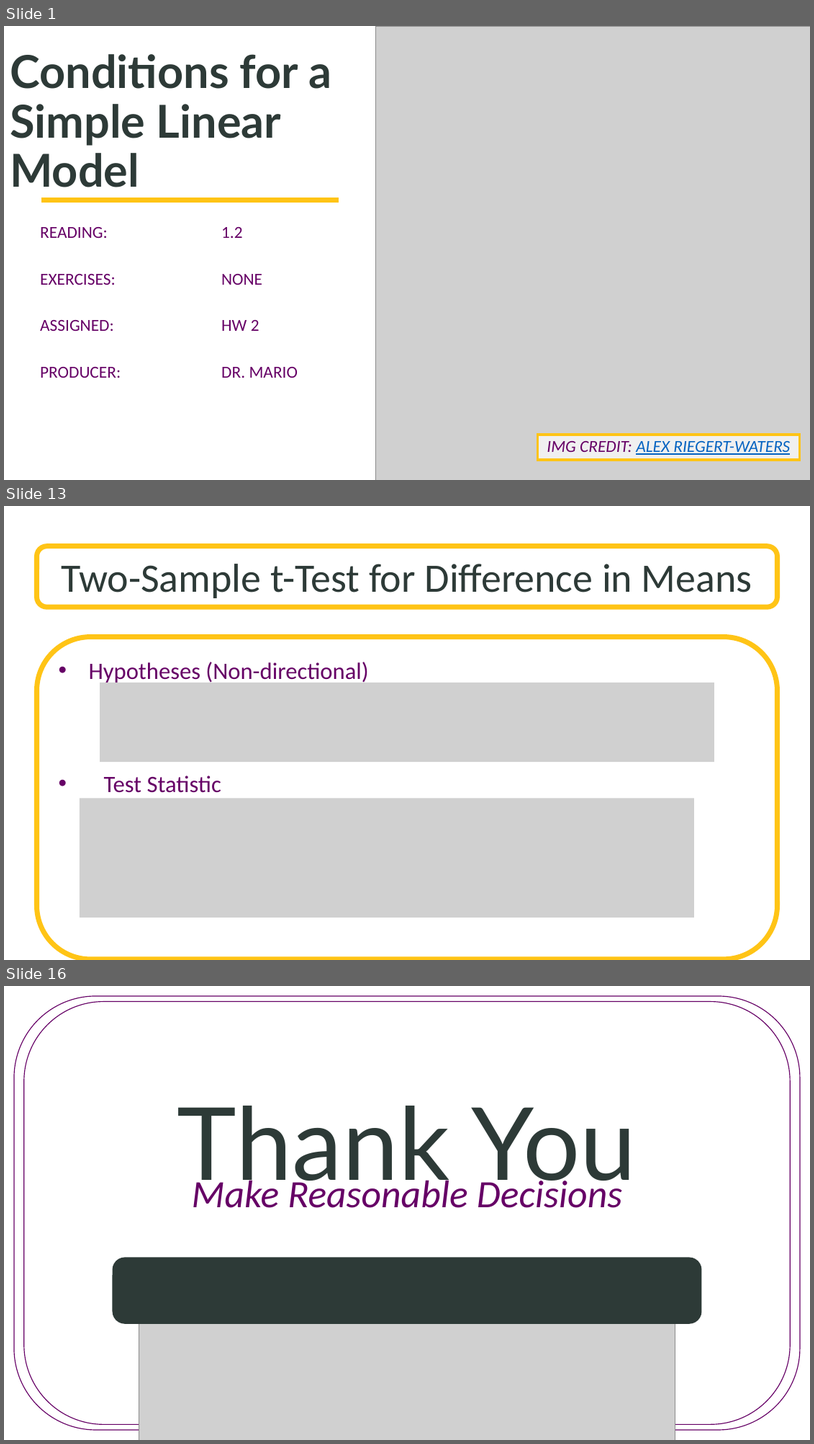
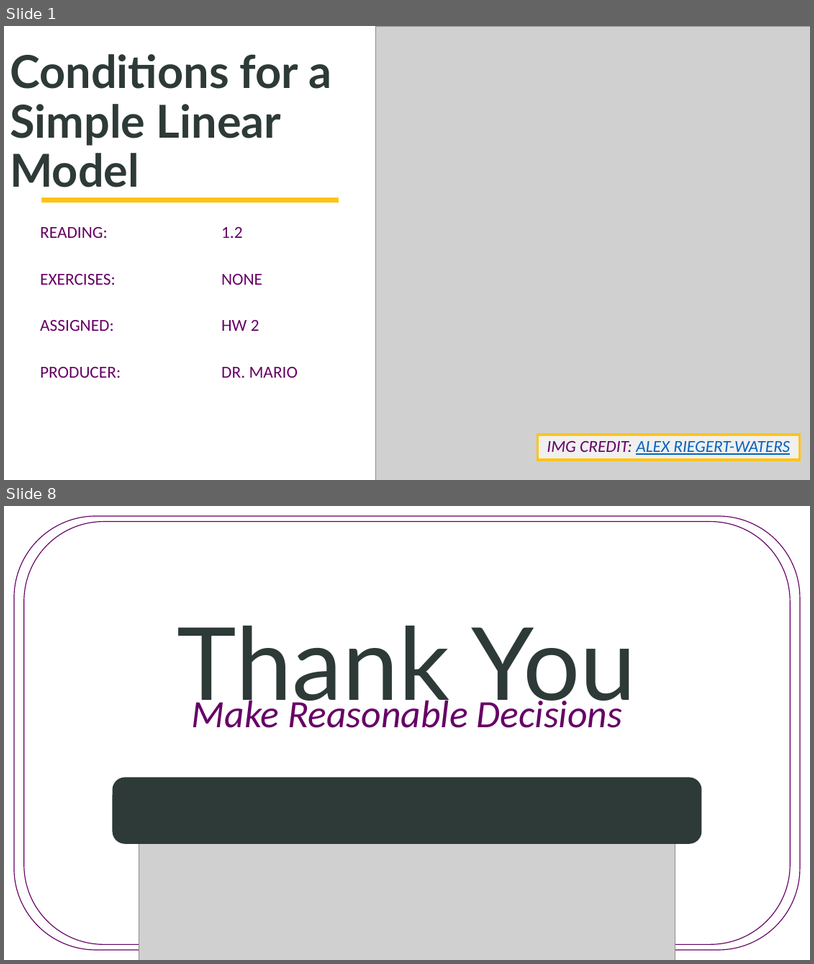
Before and after one commit to SuperMarioGiacomazzo/STOR455_WEBSITE, a slide deck: Lectures/4 - Conditions for a Simple Linear Model.pptx. Shown one above the other, each under a label of ours: slides 1, 13 and 16 before the commit, slides 1 and 8 after it; the slides between them are not shown. The pictures are 814x1444 and 814x964 pixels, drawn with LibreOffice and Linux fonts; fonts in the diff are those of the drawing; grey boxes stand for pictures; background and template pictures are left out. Boxes give left, top, right and bottom in pixels: in the first picture for what was removed or moved away, otherwise in the second. Text is boxed around its words. In the diff, an @@ line names an element or a change of style, - is before the commit and + after.

```diff
--- a/Lectures/4 - Conditions for a Simple Linear Model.pptx
+++ b/Lectures/4 - Conditions for a Simple Linear Model.pptx
@@ slide 13 removed at [4, 506, 810, 960], background picture (left out) @@
@@ rounded rectangle removed at [36, 546, 778, 607] @@
-Two-Sample t-Test for Difference in Means
@@ rounded rectangle removed at [36, 636, 778, 959] @@
-• Hypotheses (Non-directional)
-• Test Statistic
@@ picture removed at [100, 682, 715, 762] @@
@@ picture removed at [80, 798, 695, 917] @@
@@ what was slide 16 is now slide 8 @@
```
Also in this commit, not shown: 6 slides added, 13 other slides removed, 12 other files.
